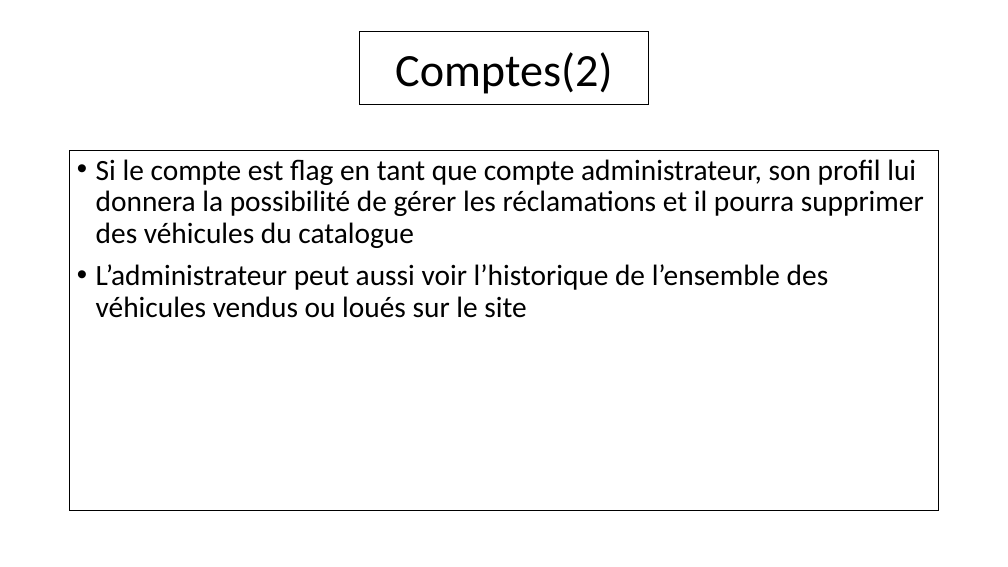
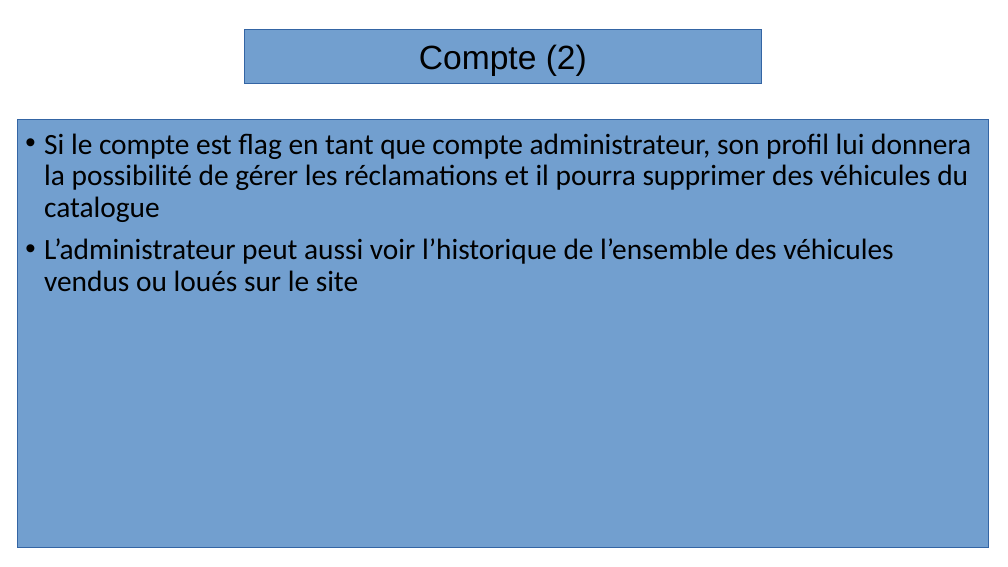
Before and after one commit to Ganti7/Carmania, a slide deck: slide 11 of documentation/diapo_PIA.odp (slide 9 before the commit). Drawn at 1008x567 pixels with LibreOffice and Linux fonts; fonts in the diff are those of the drawing; background and template pictures are left out. Boxes give left, top, right and bottom in pixels: in the first picture for what was removed or moved away, otherwise in the second. Text is boxed around its words. In the diff, an @@ line names an element or a change of style, - is before the commit and + after.

```diff
--- a/documentation/diapo_PIA.odp
+++ b/documentation/diapo_PIA.odp
@@ rectangle added at [244, 29, 762, 83], fill #729FCF, outline #3465A4 0 pt, 32 pt, text #000000 @@
+Compte (2)
@@ title removed at [360, 32, 649, 105] @@
-Comptes(2)
@@ rectangle added at [18, 119, 988, 547], fill #729FCF, outline #3465A4 0 pt @@
@@ text "Si le compte est flag ...": place and size @@
-text "Si le compte est flag ..." at [70, 151, 939, 511]
+text "Si le compte est flag ..." at [44, 133, 971, 292]
@@ text "Si le compte est flag ..." at [44, 133, 971, 292]: fill #FFFFFF to none; outline #000000 0.99 pt to none @@
```
Also in this commit, not shown: 13 other slides changed, 4 slides added, 1 slide removed, 1 other file.
